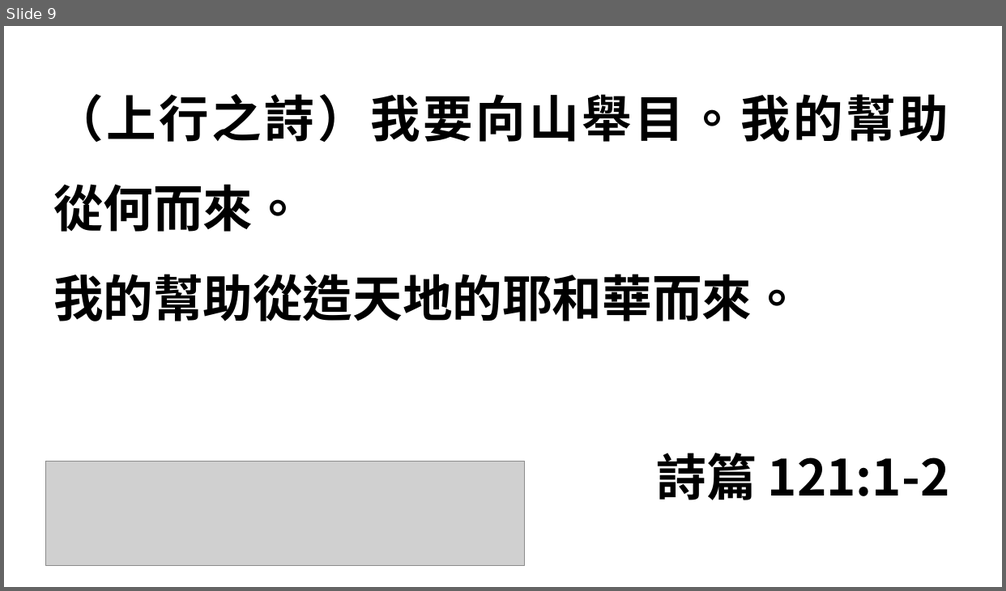
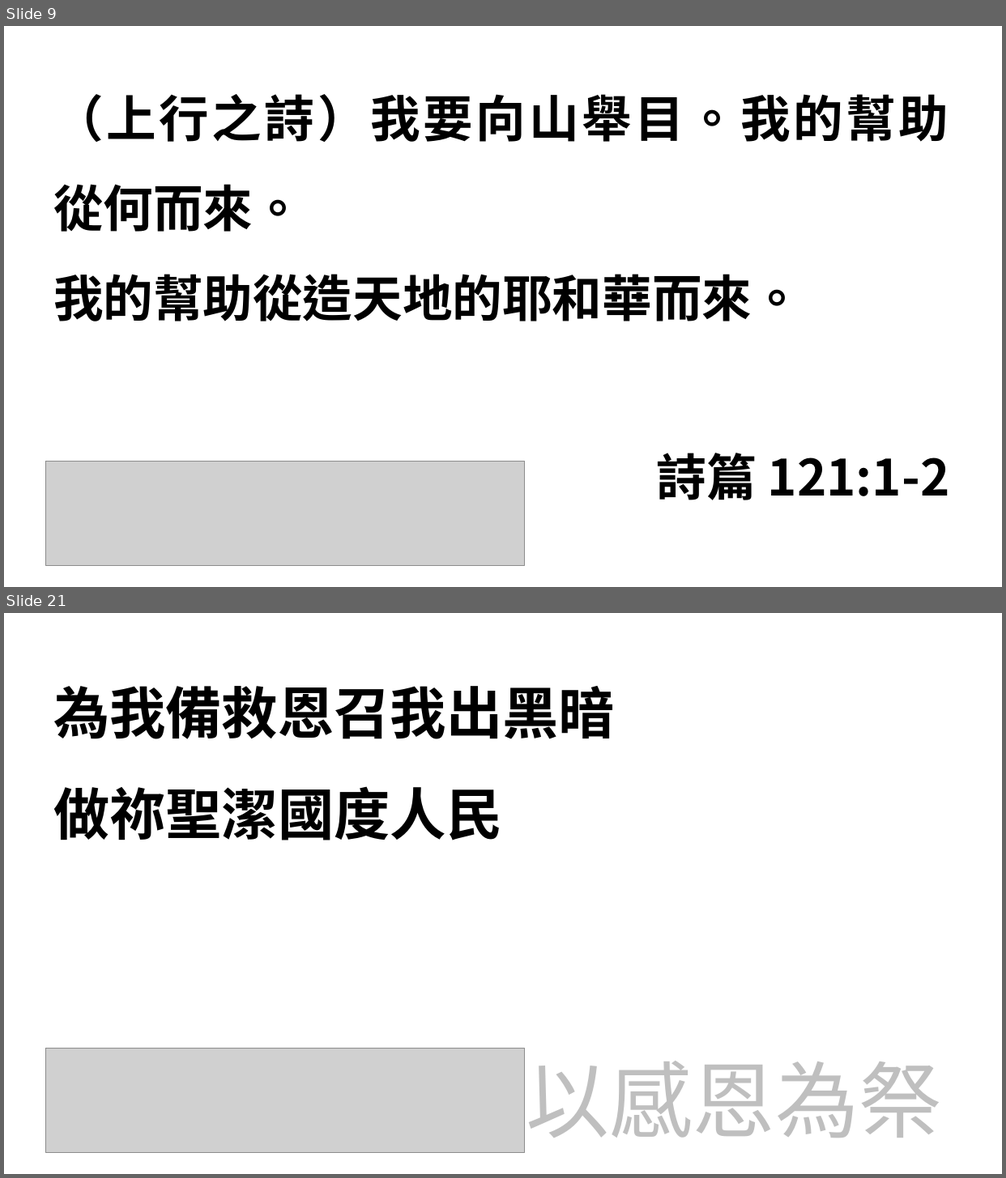
Before and after one commit to pangyan/ridiculands-references, a slide deck: hymns/20171008.pptx. Shown one above the other, each under a label of ours: slide 9 before the commit, slides 9 and 21 after it; the slides between them are not shown. The pictures are 1006x591 and 1006x1178 pixels, drawn with LibreOffice and Linux fonts; fonts in the diff are those of the drawing; grey boxes stand for pictures. Boxes give left, top, right and bottom in pixels: in the first picture for what was removed or moved away, otherwise in the second. Text is boxed around its words. In the diff, an @@ line names an element or a change of style, - is before the commit and + after.

```diff
--- a/hymns/20171008.pptx
+++ b/hymns/20171008.pptx
@@ slide 21 added at box(4, 613, 1002, 1174), background #FFFFFF @@
@@ text added at box(53, 686, 615, 841), 54 pt, text #000000, bold @@
+為我備救恩召我出黑暗
+做祢聖潔國度人民
@@ picture added at box(46, 1049, 524, 1152) @@
@@ text added at box(526, 1061, 941, 1138), 80 pt, text #BFBFBF @@
+以感恩為祭
```
Also in this commit, not shown: 2 slides changed, 27 other slides added.
